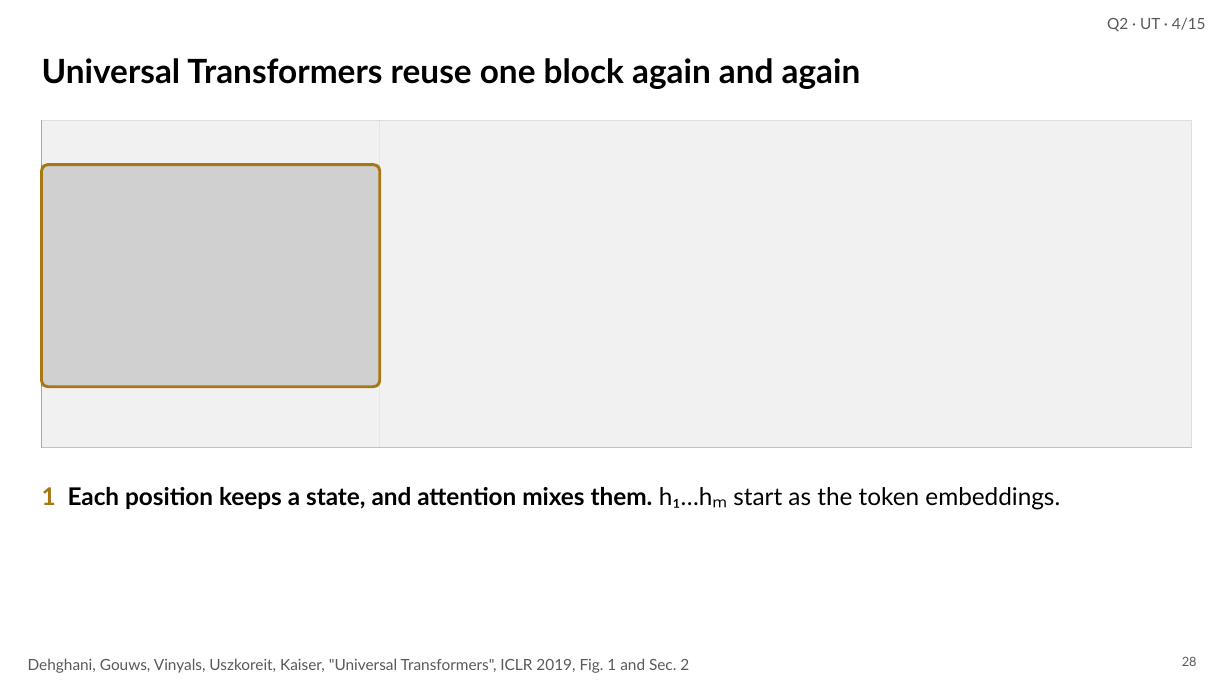
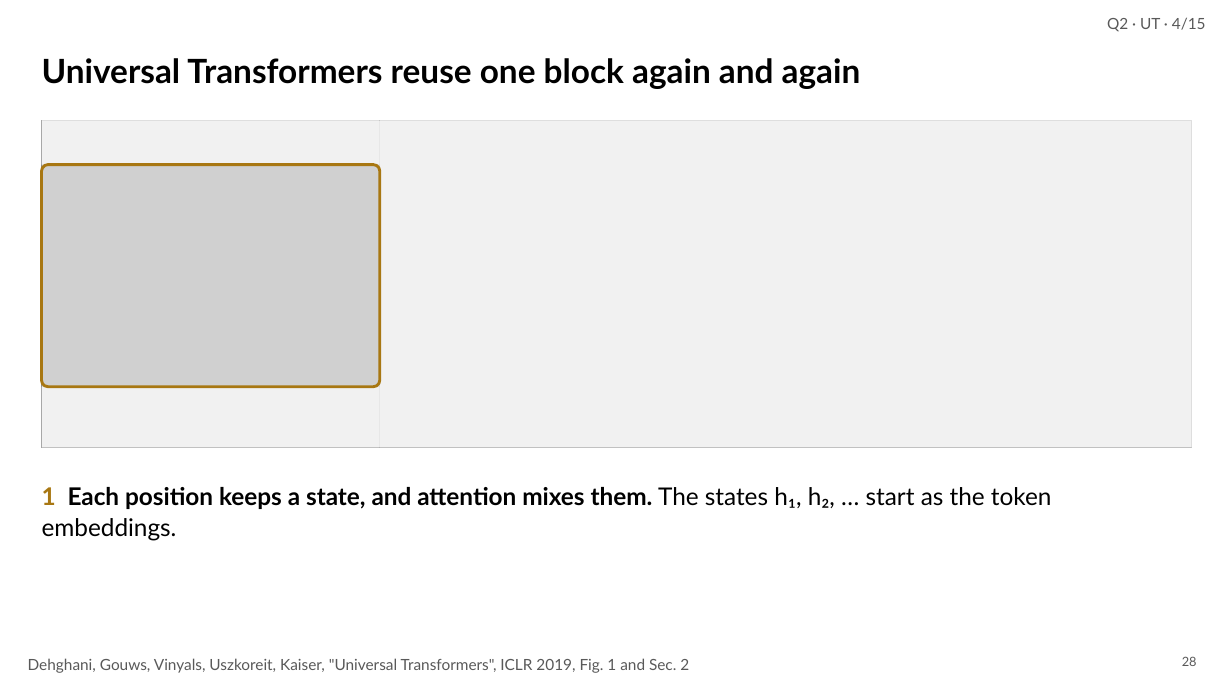
Before and after one commit to irregular6612/agi-hw2, a slide deck: slide 28 of build/out/looped-transformers.pptx. Drawn at 1232x693 pixels with LibreOffice and Linux fonts; fonts in the diff are those of the drawing; grey boxes stand for pictures. Boxes give left, top, right and bottom in pixels: in the first picture for what was removed or moved away, otherwise in the second. Text is boxed around its words. In the diff, an @@ line names an element or a change of style, - is before the commit and + after.

```diff
--- a/build/out/looped-transformers.pptx
+++ b/build/out/looped-transformers.pptx
@@ text at bbox=[42, 487, 1052, 541]: text changed @@
-1 Each position keeps a state, and attention mixes them. h₁…hₘ start as the token embeddings.
+1 Each position keeps a state, and attention mixes them. The states h₁, h₂, … start as the token embeddings.
```
Also in this commit, not shown: 3 other slides changed, 7 other files.
